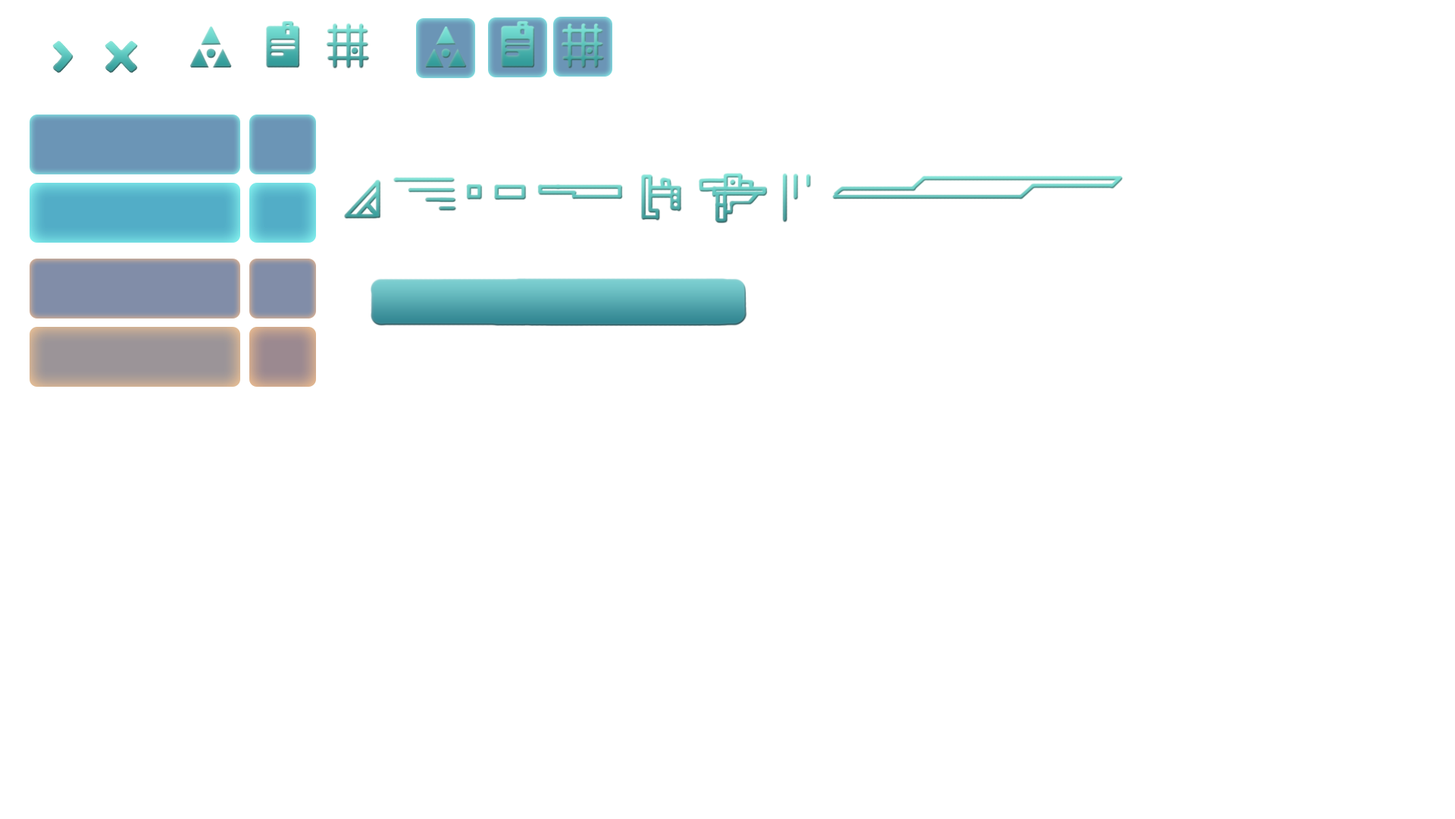
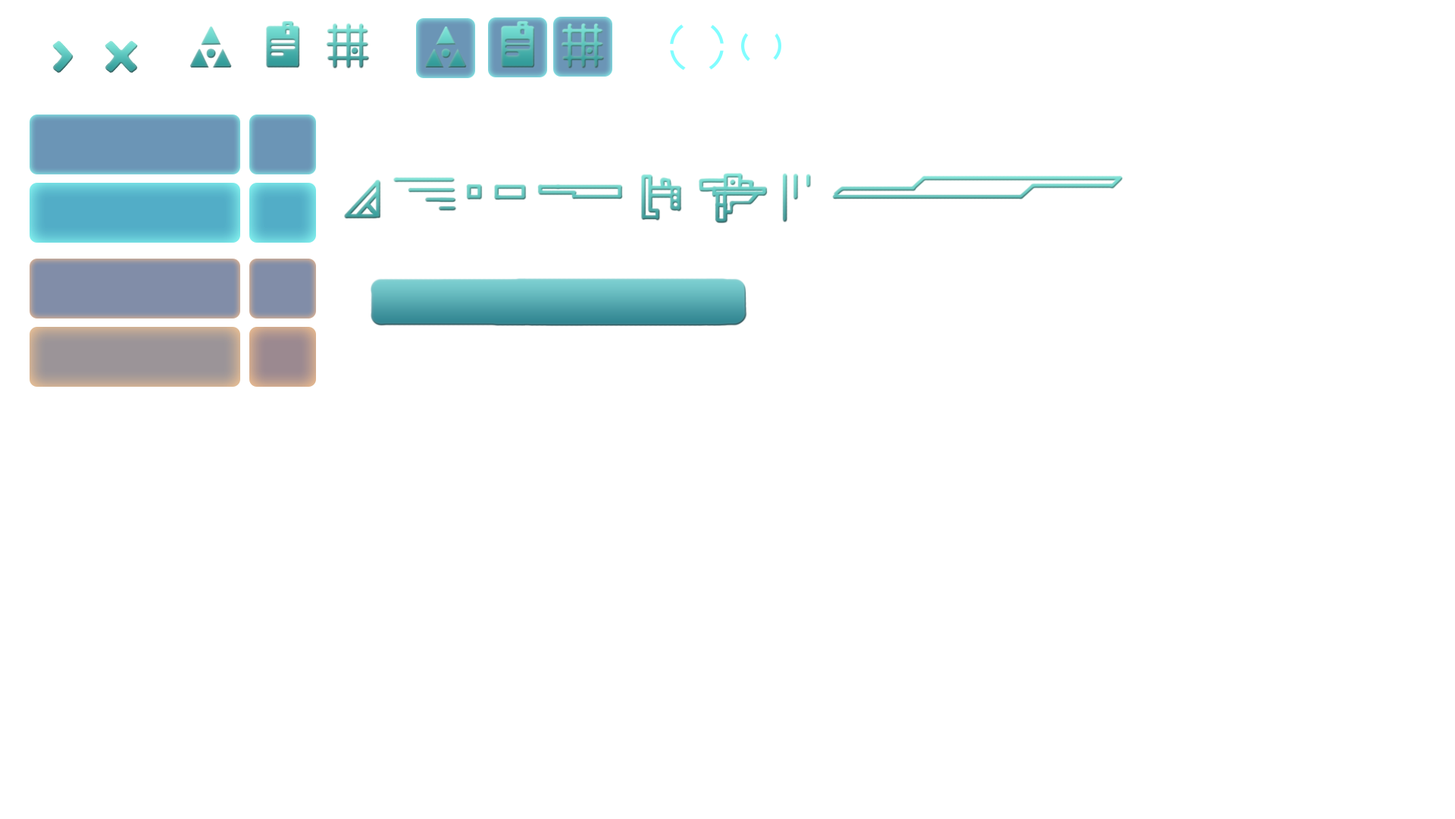
Layers edited between the first and the second 1455 x 819 image:
added group "Groupe 3" with 5 layers above "Groupe 2" over (670, 24, 782, 71)
added layer "Ellipse 1 copie 3" in group "Groupe 3" over (670, 24, 724, 71)
added layer "Ellipse 1 copie 2" in group "Groupe 3" over (741, 32, 782, 62)
